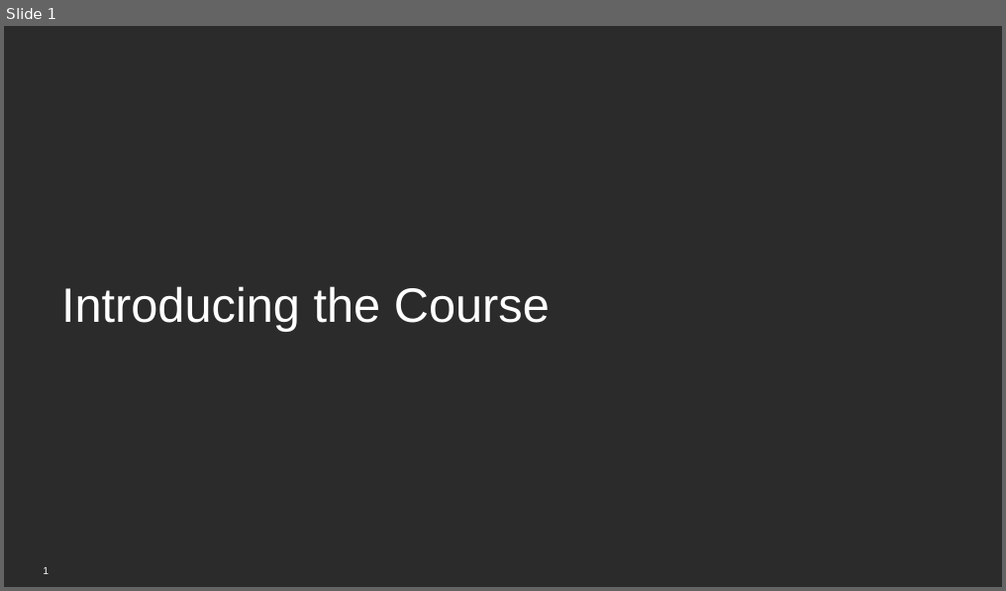
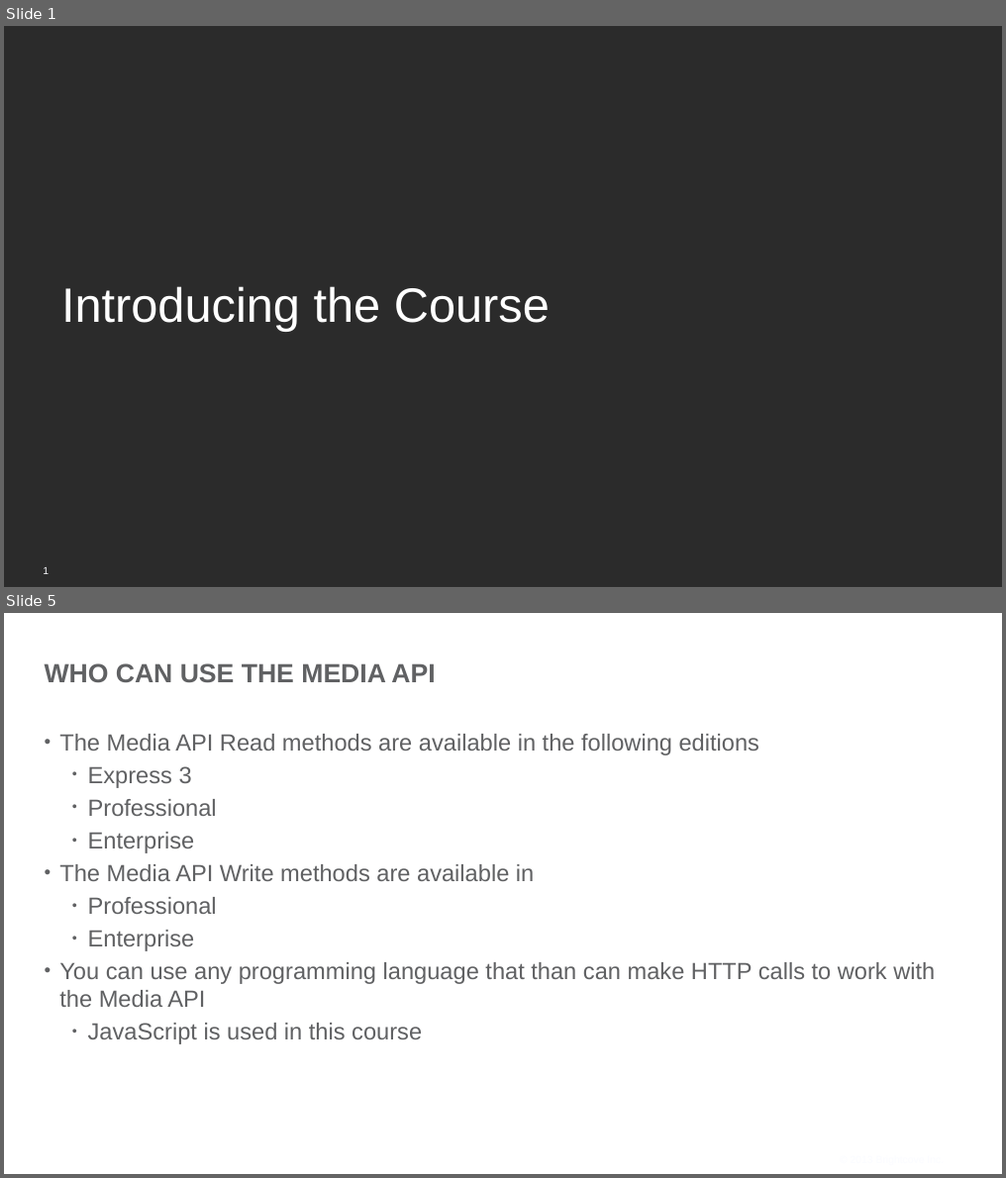
Before and after one commit to BrightcoveLearning/VideoCloudMediaAPI, a slide deck: VideoSessionsMaterials/Introducing.pptx. Shown one above the other, each under a label of ours: slide 1 before the commit, slides 1 and 5 after it; the slides between them are not shown. The pictures are 1006x591 and 1006x1178 pixels, drawn with LibreOffice and Linux fonts; fonts in the diff are those of the drawing; background and template pictures are left out; a plain dark background stands for a picture behind light text. Boxes give left, top, right and bottom in pixels: in the first picture for what was removed or moved away, otherwise in the second. Text is boxed around its words. In the diff, an @@ line names an element or a change of style, - is before the commit and + after.

```diff
--- a/VideoSessionsMaterials/Introducing.pptx
+++ b/VideoSessionsMaterials/Introducing.pptx
@@ slide 5 added at [4, 613, 1002, 1174], background picture (left out) @@
@@ title added at [45, 663, 435, 683], 36 pt, text #606163, bold @@
+WHO CAN USE THE MEDIA API
@@ text added at [59, 734, 935, 1045], 32 pt, text #606163 @@
+• The Media API Read methods are available in the following editions
+  • Express 3
+  • Professional
+  • Enterprise
+• The Media API Write methods are available in
+  • Professional
+  • Enterprise
+• You can use any programming language that than can make HTTP calls to work with the Media API
+  • JavaScript is used in this course
@@ text added at [835, 1152, 949, 1169], 14 pt, text #FBFCFF @@
+© 2013 Brightcove Inc.
```
Also in this commit, not shown: 5 other slides added, 2 slides removed, 16 other files.
